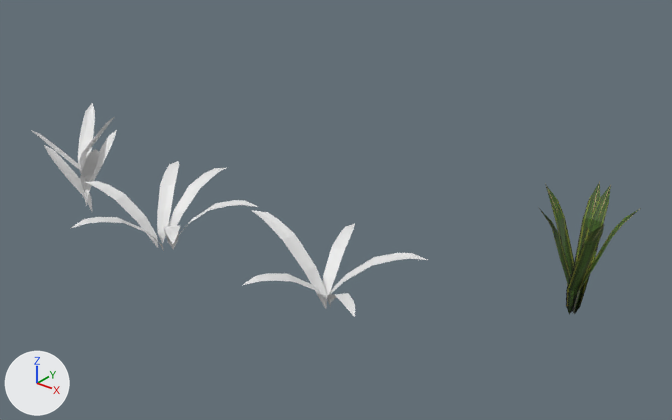
The Blender file poc_detector/simulation/blender-farm-fields/farms_fields/farm_field_script_generator/complete_farm_field_x_aerial_script_field_generator.blend: old version first, new version second.
Rendered twice from a 50 mm lens placed at (8.05, -14.19, 5.38), pointed at (-1.48, -2.28, -2.0). The lights are fixed; the arrows at lower left show +X, +Y and +Z. The same objects are shown in both versions, whatever each file hides.

The first picture shows 'maleza_leave_five.low_res', 'maleza_leave_four.low_res', 'maleza_leave_one.low_res', 'maleza_leave_two.low_res'.
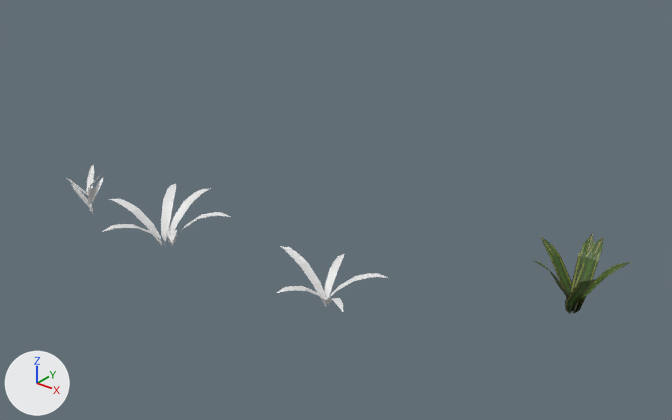
Where the change shows, as pixel boxes [x1, y1, x2, y2] in the pictures (672 x 420 px):
'maleza_leave_five.low_res', moved, rescaled (39% shorter): before [539, 181, 641, 315]; after [533, 233, 631, 314]
'maleza_leave_four.low_res', rescaled (40% narrower, 38% shorter): before [243, 210, 428, 317]; after [277, 246, 388, 312]
'maleza_leave_one.low_res', moved, rescaled (31% narrower, 31% shorter): before [71, 161, 258, 251]; after [102, 184, 230, 246]
'maleza_leave_two.low_res', moved, rescaled (55% narrower, 54% shorter): before [31, 103, 117, 211]; after [66, 165, 104, 214]

The edits, one by one:
me_plane_015 has 102 vertices, 72 faces and spans x -6.41..5.52, y -1.0..1.0, z -2.42..2.03.
me_plane_015 is used by ob_maleza_leave_five_low_res; location (2.71, -0.95, -2.15); rotation (-4.712, 0.0, 0.0), in degrees (-270, 0, 0); scale (0.138, 1.08, 0.349).
me_plane_015 part 1: the whole mesh is moved by (-0.01, 0.97, 0.04).
me_plane_008 has 78 vertices, 18 faces and spans x -4.06..6.51, y -0.91..1.84, z -1.69..3.62.
me_plane_008 is used by ob_maleza_leave_two_low_res; location (-7.31, -3.78, -2.46); rotation (-4.712, 0.0, 1.896), in degrees (-270, 0, 109); scale (0.138, 0.832, 0.349).
me_plane_008 part 2: the whole mesh is moved by (-0.2, 1.0, -1.16).
Object 'maleza_leave_five.low_res' (ob_maleza_leave_five_low_res) moves from (2.71, -0.95, -2.15) to (2.71, -0.94, -3.2).
Object 'maleza_leave_five.low_res' (ob_maleza_leave_five_low_res) is rescaled from (0.138, 1.08, 0.349) to (0.138, 0.584, 0.349).
Object 'maleza_leave_one.low_res' (ob_maleza_leave_one_low_res) moves from (-4.42, -3.75, -2.99) to (-4.39, -3.76, -2.97).
Object 'maleza_leave_one.low_res' (ob_maleza_leave_one_low_res) is rescaled from (0.138, 1.28, 0.349) to (0.097, 0.901, 0.245).
Object 'maleza_leave_four.low_res' (ob_maleza_leave_four_low_res) is rescaled from (0.138, 1.47, 0.384) to (0.0847, 0.901, 0.235).
Object 'maleza_leave_two.low_res' (ob_maleza_leave_two_low_res) moves from (-7.31, -3.78, -2.46) to (-6.93, -3.62, -3.29).
Object 'maleza_leave_two.low_res' (ob_maleza_leave_two_low_res) is rescaled from (0.138, 0.832, 0.349) to (0.0631, 0.38, 0.159).
